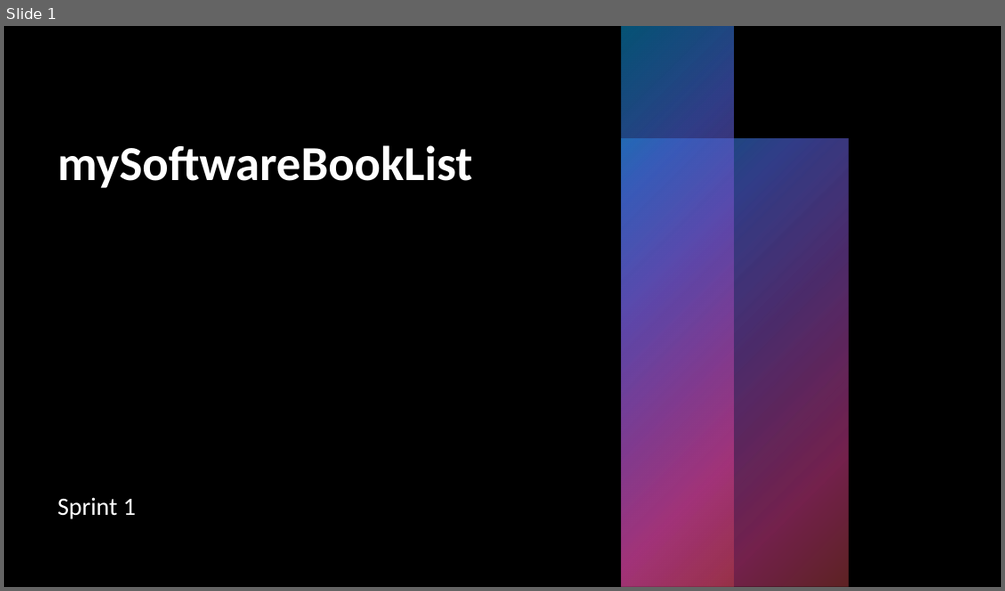
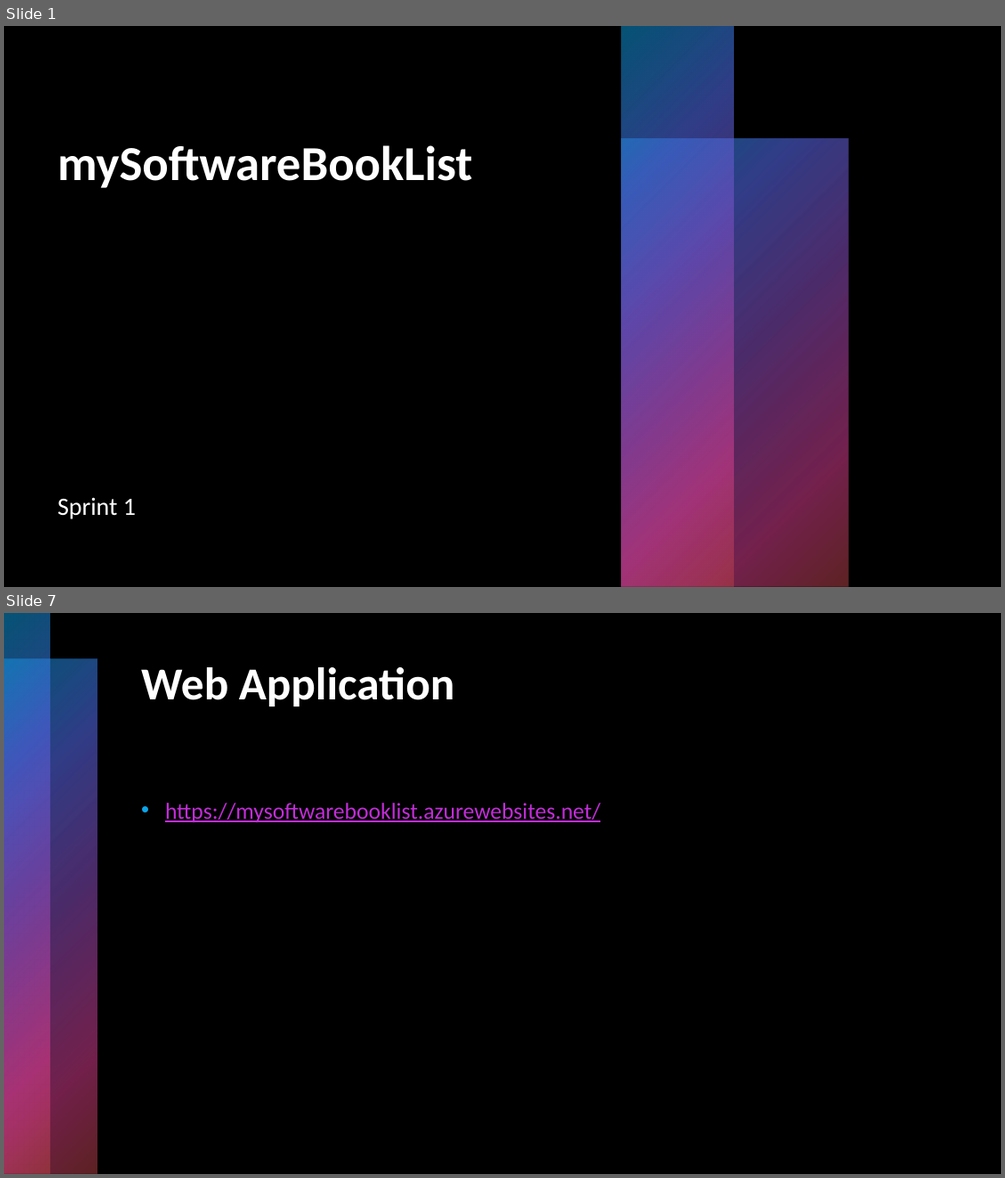
Before and after one commit to TouC001/group-project, a slide deck: documents/SoftwareBookList_Sprint_1_Presentation.pptx. Shown one above the other, each under a label of ours: slide 1 before the commit, slides 1 and 7 after it; the slides between them are not shown. The pictures are 1005x591 and 1005x1178 pixels, drawn with LibreOffice and Linux fonts; fonts in the diff are those of the drawing; background and template pictures are left out. Boxes give left, top, right and bottom in pixels: in the first picture for what was removed or moved away, otherwise in the second. Text is boxed around its words. In the diff, an @@ line names an element or a change of style, - is before the commit and + after.

```diff
--- a/documents/SoftwareBookList_Sprint_1_Presentation.pptx
+++ b/documents/SoftwareBookList_Sprint_1_Presentation.pptx
@@ slide 7 added at [4,613,1001,1174], background #000000 @@
@@ rectangle added at [4,613,50,1174], fill gradient #0BA5E8 to #5066E1 to #894EC0 to #E54196 to #BE4449 @@
@@ rectangle added at [4,659,97,1174], fill gradient #0BA5E8 to #5066E1 to #894EC0 to #E54196 to #BE4449 @@
@@ title added at [141,667,455,706], 44 pt, text #FFFFFF, bold @@
+Web Application
@@ text added at [165,803,600,822], 22 pt, text #C22DD8, underline @@
+• https://mysoftwarebooklist.azurewebsites.net/
```
Also in this commit, not shown: 1 slide changed, 4 other slides added, 3 other files.
